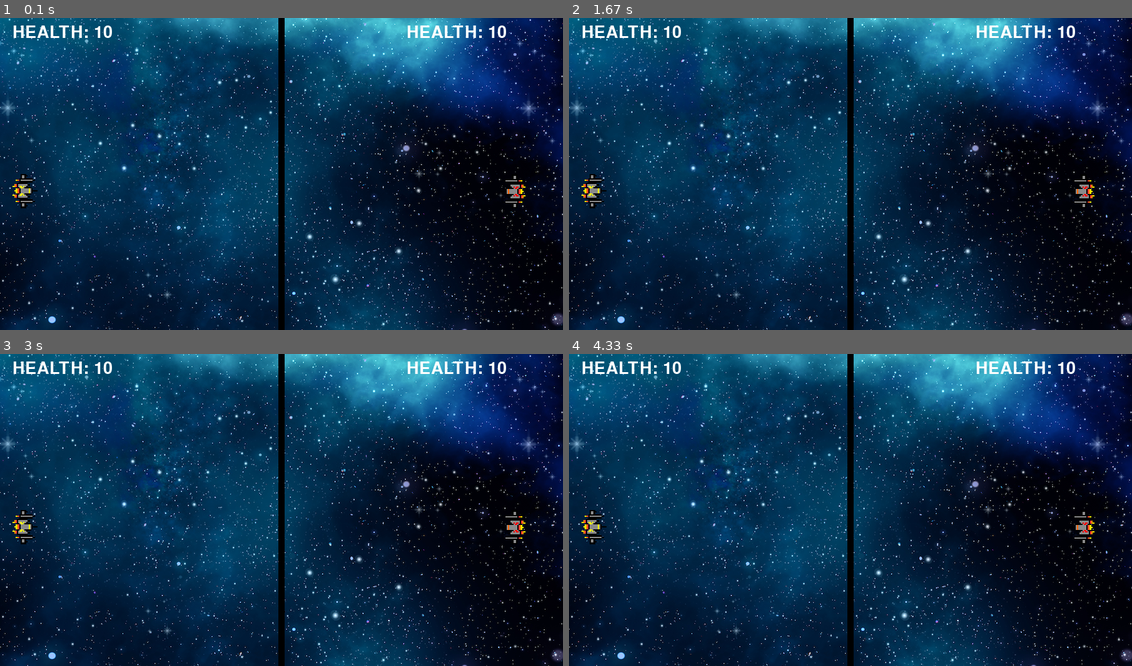
Above: before the commit, frames 1-4 (two rows, left to right).
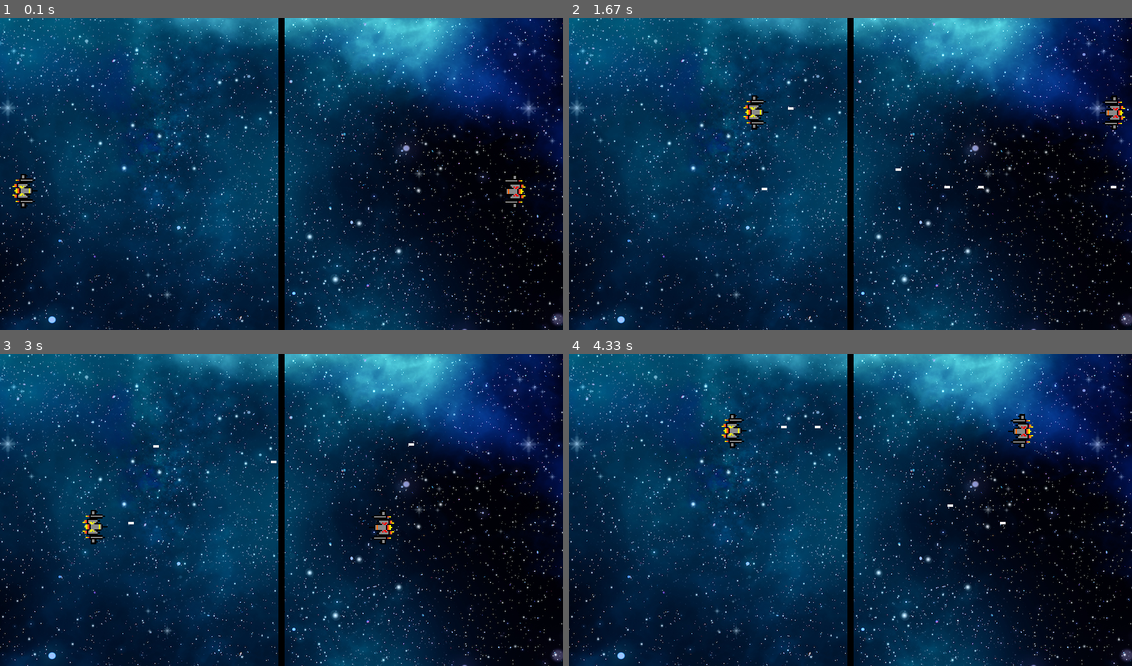
Above: after the commit, the same moments.

Repository: StarkEclipse/ProGameDev
Game: pygame game, started from Pro Game Development/Version 2.8/Space Shooter/main.py
Two runs of this game, one before a commit and one after it. Both use one fixed random seed, a clock stepped at 60 frames per second and the inputs below.
Inputs:
- Up to frame 1 (0.1 s): no input
- Up to frame 2 (1.67 s): tap Ctrl at 0.33, 0.73, 1.03, 1.23, 1.57 s; hold Right 0.67-1.13 s; hold D 0.67-1.13 s; tap Right Ctrl at 0.82 s; hold Up 1.17-1.47 s; hold W 1.17-1.47 s; hold Right from 1.5 s (still down); hold D from 1.5 s (still down)
- Up to frame 3 (3 s): tap Ctrl at 1.87, 2.07, 2.37, 2.63, 2.97 s; release Right at 1.97 s; release D at 1.97 s; hold Left 2-2.53 s; hold A 2-2.53 s; tap Right Ctrl at 2.15 s; hold Down 2.57-2.87 s; hold S 2.57-2.87 s; hold Left from 2.9 s (still down); hold A from 2.9 s (still down)
- Up to frame 4 (4.33 s): tap Ctrl at 3.27, 3.4, 3.8, 4.1 s; release Left at 3.3 s; release A at 3.3 s; hold Up 3.33-3.7 s; hold W 3.33-3.7 s; tap Right Ctrl at 3.48 s; hold Right from 3.73 s (still down); hold D from 3.73 s (still down)

The runs differ from the first frame. In frame 1, 0.6% of the frame differs, in the area x 2-90%, y 2-7%; in frame 2, 1.5%, in the area x 2-99%, y 2-61%; in frame 3, 1.5%; in frame 4, 1.5%.

Commit message:
Add files via upload

Diff:
--- a/Pro Game Development/Version 2.8/Space Shooter/main.py
+++ b/Pro Game Development/Version 2.8/Space Shooter/main.py
@@ -1,42 +1,148 @@
 import pygame
 import os
+from pygame.locals import *
 
+# ------------------ Setup ------------------
 os.environ['SDL_VIDEO_CENTERED'] = '1'
-pygame.font.init()
-pygame.mixer.init()
 pygame.init()
 
 WIDTH, HEIGHT = 900, 500
 screen = pygame.display.set_mode((WIDTH, HEIGHT))
 pygame.display.set_caption("Space Shooter")
 
-p1health = 10
-p2health = 10
+background = pygame.image.load("./Space Shooter/images/space.png")
 
-p1 = pygame.image.load(("./Space Shooter/images/ship.png"))
+p1 = pygame.image.load("./Space Shooter/images/ship.png")
 p1img = pygame.transform.rotate(pygame.transform.scale(p1, (55, 40)), 90)
-p2 = pygame.image.load(("./Space Shooter/images/ship2.png"))
+
+p2 = pygame.image.load("./Space Shooter/images/ship2.png")
 p2img = pygame.transform.rotate(pygame.transform.scale(p2, (55, 40)), 270)
-background = pygame.image.load(("./Space Shooter/images/space.png"))
+
+bullet = pygame.image.load("./Space Shooter/images/beam.png")
+bulletimg = pygame.transform.rotate(pygame.transform.scale(bullet, (15 * 3, 8 * 3)), 90)
+
+E = 7
+MAXB = 5
 BORDER = pygame.Rect(WIDTH//2 - 5, 0, 10, HEIGHT)
 
-HEALTHFONT = pygame.font.SysFont("comicsans", 40)
-WINNERFONT = pygame.font.SysFont("comicsans", 50)
 
-def draw():
-    screen.blit(background, (0, 0))
-    pygame.draw.rect(screen, "#000000", BORDER)
-    screen.blit(p1img, (20, 250))
-    screen.blit(p2img, (800, 250))
-    p1_hp = HEALTHFONT.render(f"HEALTH: {p1health}", 1, "#FFFFFF")
-    p2_hp = HEALTHFONT.render(f"HEALTH: {p2health}", 1,  "#FFFFFF")
-    screen.blit(p1_hp, (20, HEIGHT - 490))
-    screen.blit(p2_hp, (650, HEIGHT - 490))
+# ------------------ Player Movement Functions ------------------
+
+def handle_player1(keys1, p1_x, p1_y):
+    # W
+    if keys1[0] and p1_y > 0:
+        p1_y -= E
+    # A
+    if keys1[1] and p1_x > 0:
+        p1_x -= E
+    # S
+    if keys1[2] and p1_y < HEIGHT - 60:
+        p1_y += E
+    # D
+    if keys1[3] and p1_x + 55 < BORDER.x:
+        p1_x += E
+
+    return p1_x, p1_y
 
 
-while True:
-    for event in pygame.event.get():
-        if event.type == pygame.QUIT:
-            pygame.quit()
-    draw()
-    pygame.display.update()
+def handle_player2(keys2, p2_x, p2_y):
+    # Up
+    if keys2[0] and p2_y > 0:
+        p2_y -= E
+    # Left
+    if keys2[1] and p2_x > BORDER.x + BORDER.width:
+        p2_x -= E
+    # Down
+    if keys2[2] and p2_y < HEIGHT - 60:
+        p2_y += E
+    # Right
+    if keys2[3] and p2_x < WIDTH - 55:
+        p2_x += E
+
+    return p2_x, p2_y
+
+
+# ------------------ Main Game Loop ------------------
+
+def main():
+    p1_x, p1_y = 20, 250
+    p2_x, p2_y = 800, 250
+
+    keys1 = [False, False, False, False]  # W A S D
+    keys2 = [False, False, False, False]  # Up Left Down Right
+
+    bullets1 = []
+    bullets2 = []
+
+    clock = pygame.time.Clock()
+
+    while True:
+        clock.tick(60)
+
+        screen.blit(background, (0, 0))
+        pygame.draw.rect(screen, "#000000", BORDER)
+
+        screen.blit(p1img, (p1_x, p1_y))
+        screen.blit(p2img, (p2_x, p2_y))
+
+        for b in bullets1:
+            b.x += 10
+            if b.x > WIDTH:
+                bullets1.remove(b)
+            else:
+                screen.blit(bulletimg, (b.x, b.y))
+
+        for l in bullets2:
+            l.x -= 10
+            if l.x > WIDTH:
+                bullets2.remove(l)
+            else:
+                screen.blit(pygame.transform.rotate(bulletimg, 180), (l.x, l.y))
+
+        for event in pygame.event.get():
+            if event.type == QUIT:
+                pygame.quit()
+
+            if event.type == KEYDOWN:
+                # Player 1
+                if event.key == K_w: keys1[0] = True
+                if event.key == K_a: keys1[1] = True
+                if event.key == K_s: keys1[2] = True
+                if event.key == K_d: keys1[3] = True
+
+                # Player 2
+                if event.key == K_UP: keys2[0] = True
+                if event.key == K_LEFT: keys2[1] = True
+                if event.key == K_DOWN: keys2[2] = True
+                if event.key == K_RIGHT: keys2[3] = True
+
+                if event.key == K_LCTRL and len(bullets1) < MAXB:
+                    bullet_rect = pygame.Rect(p1_x + 50, p1_y, 15, 8)
+                    bullets1.append(bullet_rect)
+
+                if event.key == K_RCTRL and len(bullets2) < MAXB:
+                    bullet2_rect = pygame.Rect(p2_x - 50, p2_y, 15, 8)
+                    bullets2.append(bullet2_rect)
+
+            if event.type == KEYUP:
+                # Player 1
+                if event.key == K_w: keys1[0] = False
+                if event.key == K_a: keys1[1] = False
+                if event.key == K_s: keys1[2] = False
+                if event.key == K_d: keys1[3] = False
+
+                # Player 2
+                if event.key == K_UP: keys2[0] = False
+                if event.key == K_LEFT: keys2[1] = False
+                if event.key == K_DOWN: keys2[2] = False
+                if event.key == K_RIGHT: keys2[3] = False
+
+        # Update players using functions
+        p1_x, p1_y = handle_player1(keys1, p1_x, p1_y)
+        p2_x, p2_y = handle_player2(keys2, p2_x, p2_y)
+
+        pygame.display.update()
+
+
+# Run the game
+main()
Binary file added: Pro Game Development/Version 2.8/Space Shooter/images/beam.png
